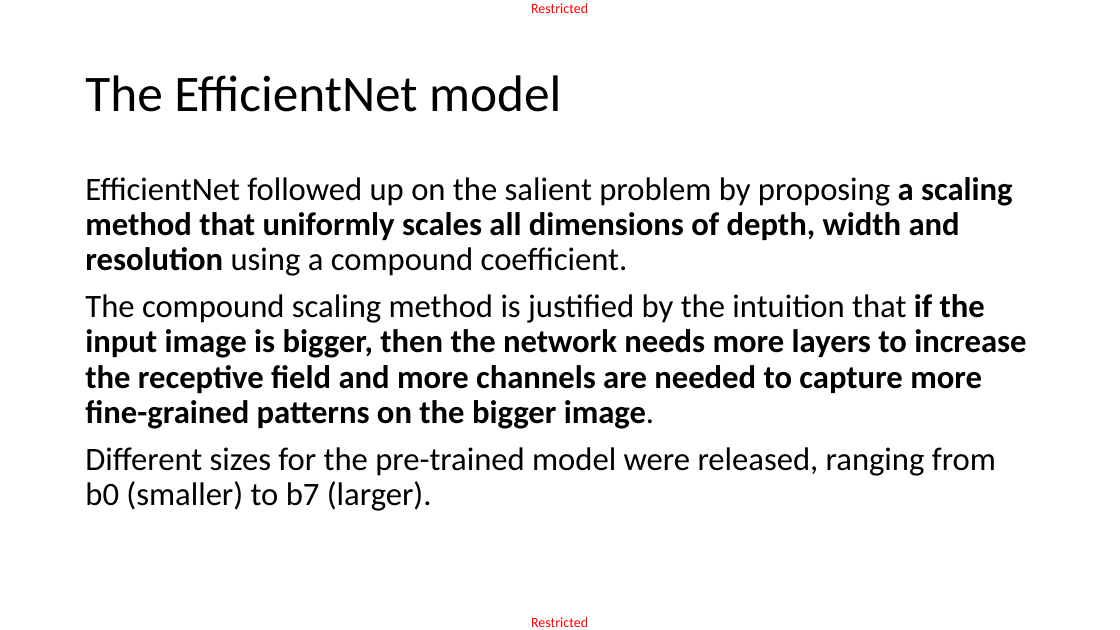
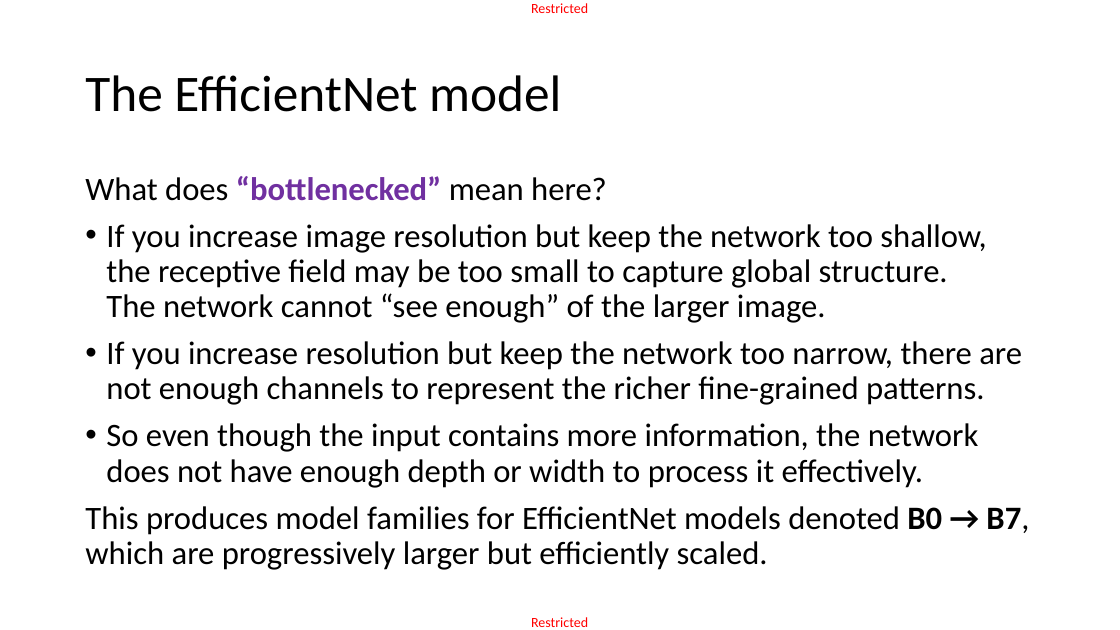
Before and after one commit to matthieudemari/SUTD_DL_50_039, a slide deck: slide 46 of W4/3. W4S3 final/W4S3.pptx (slide 41 before the commit). Drawn at 1120x630 pixels with LibreOffice and Linux fonts; fonts in the diff are those of the drawing. Boxes give left, top, right and bottom in pixels: in the first picture for what was removed or moved away, otherwise in the second. Text is boxed around its words. In the diff, an @@ line names an element or a change of style, - is before the commit and + after.

```diff
--- a/W4/3. W4S3 final/W4S3.pptx
+++ b/W4/3. W4S3 final/W4S3.pptx
@@ text at [85,176,1029,570]: text changed; bold off @@
-EfficientNet followed up on the salient problem by proposing a scaling method that uniformly scales all dimensions of depth, width and resolution using a compound coefficient.
-The compound scaling method is justified by the intuition that if the input image is bigger, then the network needs more layers to increase the receptive field and more channels are needed to capture more fine-grained patterns on the bigger image.
-Different sizes for the pre-trained model were released, ranging from b0 (smaller) to b7 (larger).
+What does “bottlenecked” mean here?
+• If you increase image resolution but keep the network too shallow, the receptive field may be too small to capture global structure.
+  The network cannot “see enough” of the larger image.
+• If you increase resolution but keep the network too narrow, there are not enough channels to represent the richer fine-grained patterns.
+• So even though the input contains more information, the network does not have enough depth or width to process it effectively.
+This produces model families for EfficientNet models denoted B0 → B7, which are progressively larger but efficiently scaled.
```
Also in this commit, not shown: 2 other slides changed, 4 slides added, 52 other files.
